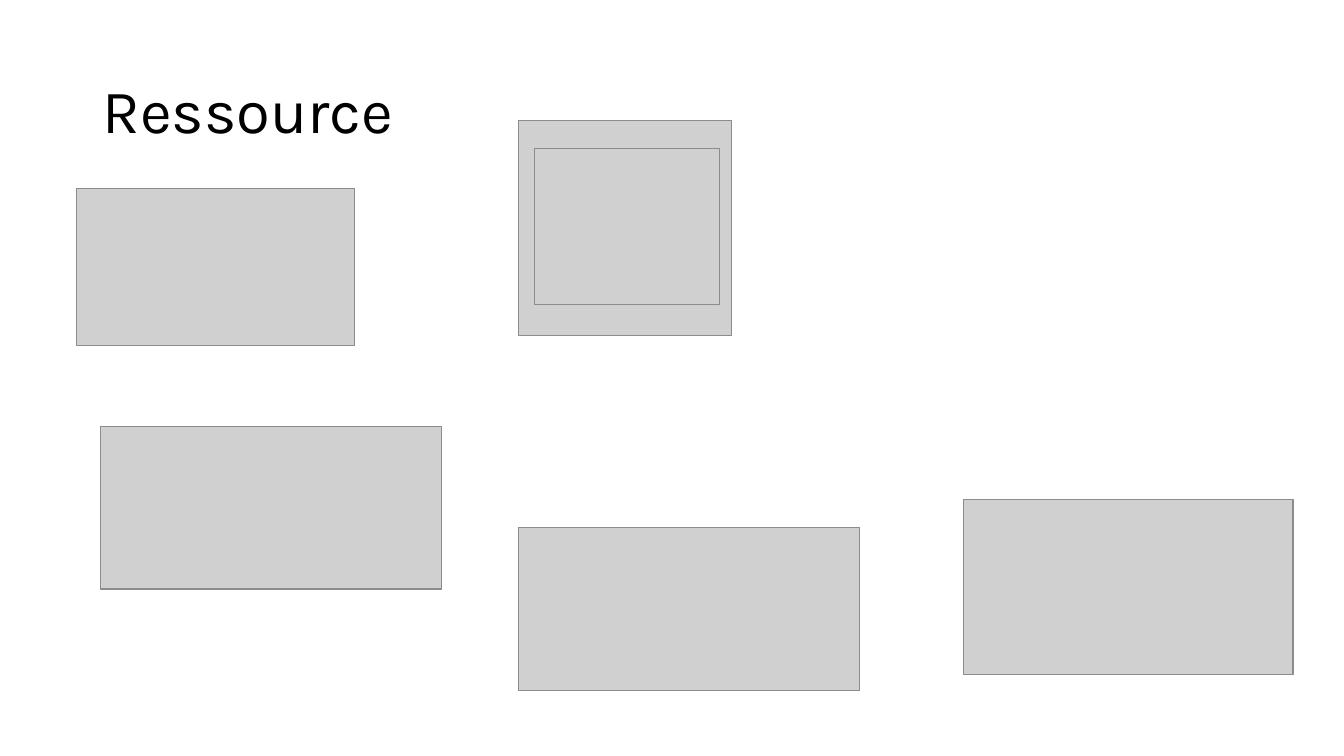
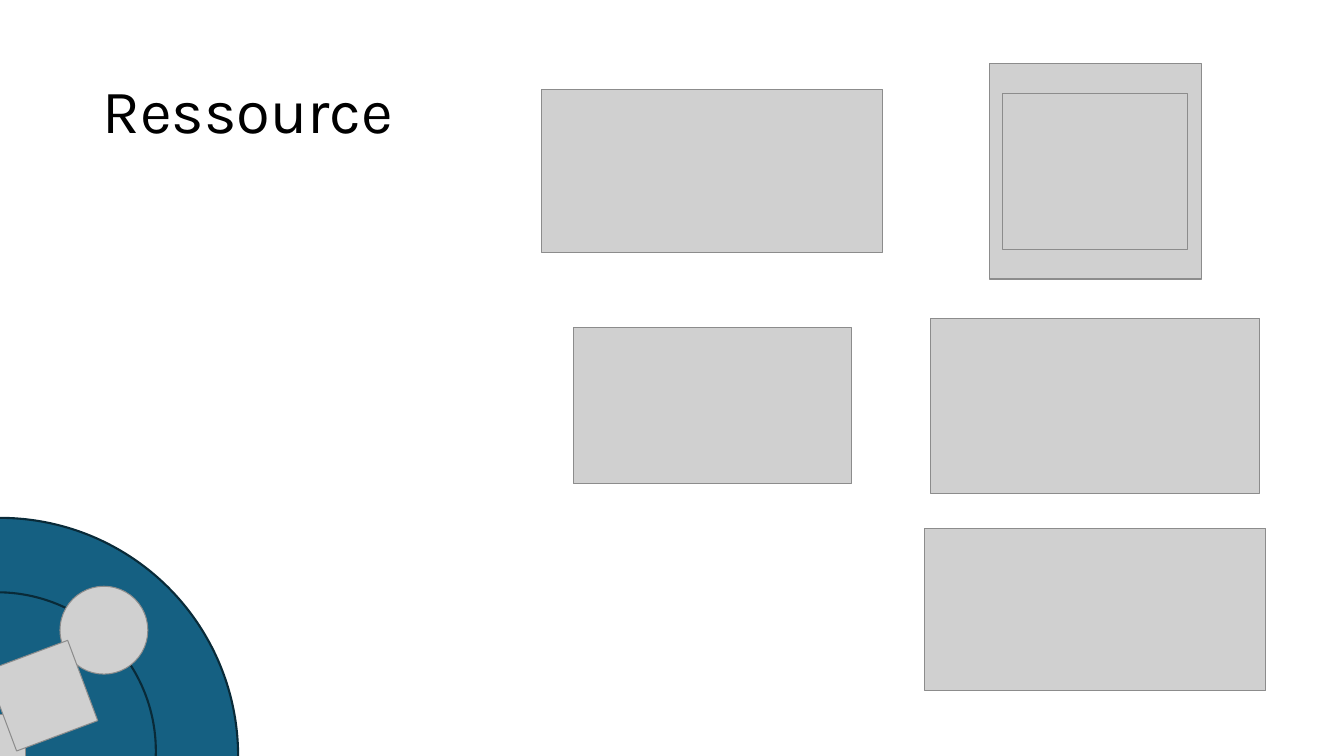
Before and after one commit to seanat0r/306_top_down_shooter, a slide deck: slide 6 of docs/PPP/Top_Down_Shooter.pptx (slide 5 before the commit). Drawn at 1344x756 pixels with LibreOffice and Linux fonts; fonts in the diff are those of the drawing; grey boxes stand for pictures; background and template pictures are left out. Boxes give left, top, right and bottom in pixels: in the first picture for what was removed or moved away, otherwise in the second. Text is boxed around its words. In the diff, an @@ line names an element or a change of style, - is before the commit and + after.

```diff
--- a/docs/PPP/Top_Down_Shooter.pptx
+++ b/docs/PPP/Top_Down_Shooter.pptx
@@ picture: place and size @@
-picture at (519,121,732,336)
+picture at (989,64,1202,278)
@@ picture: place and size @@
-picture at (100,426,442,589)
+picture at (541,90,883,252)
@@ picture: place and size @@
-picture at (534,148,720,304)
+picture at (1003,93,1189,249)
@@ picture: place and size @@
-picture at (77,189,355,345)
+picture at (574,328,852,484)
@@ picture: place and size @@
-picture at (964,500,1294,676)
+picture at (931,319,1260,494)
@@ ellipse added at (0,518,238,756), fill #156082, outline #092A39 1.5 pt @@
@@ picture: place and size @@
-picture at (519,527,861,690)
+picture at (925,528,1266,691)
@@ ellipse added at (0,593,156,756), fill #156082, outline #092A39 1.5 pt @@
@@ picture added at (60,587,148,675) @@
@@ picture added at (0,641,98,752) @@
@@ picture added at (0,715,25,756) @@
```
Also in this commit, not shown: 8 other slides changed, 1 slide added.
